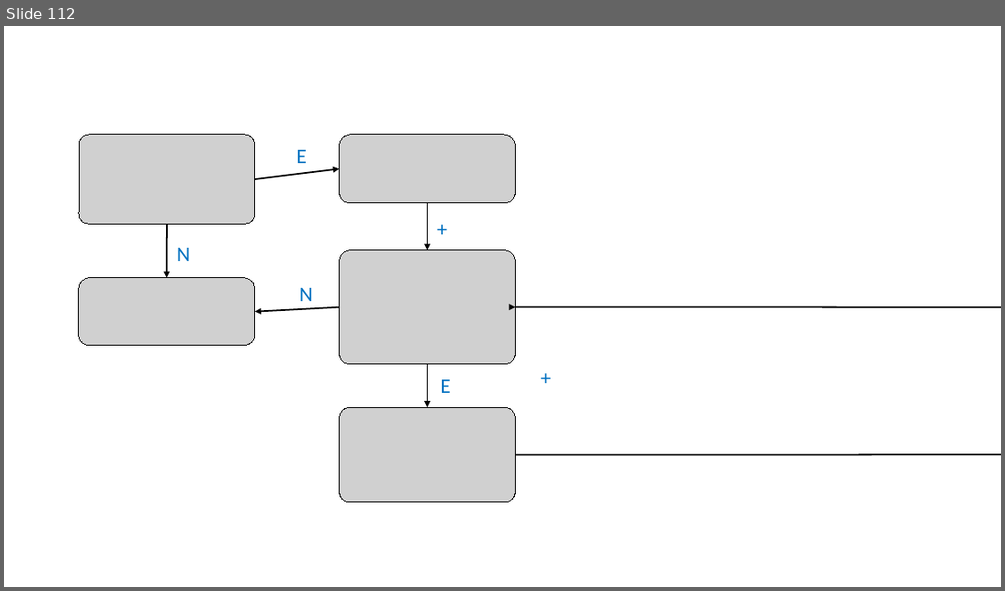
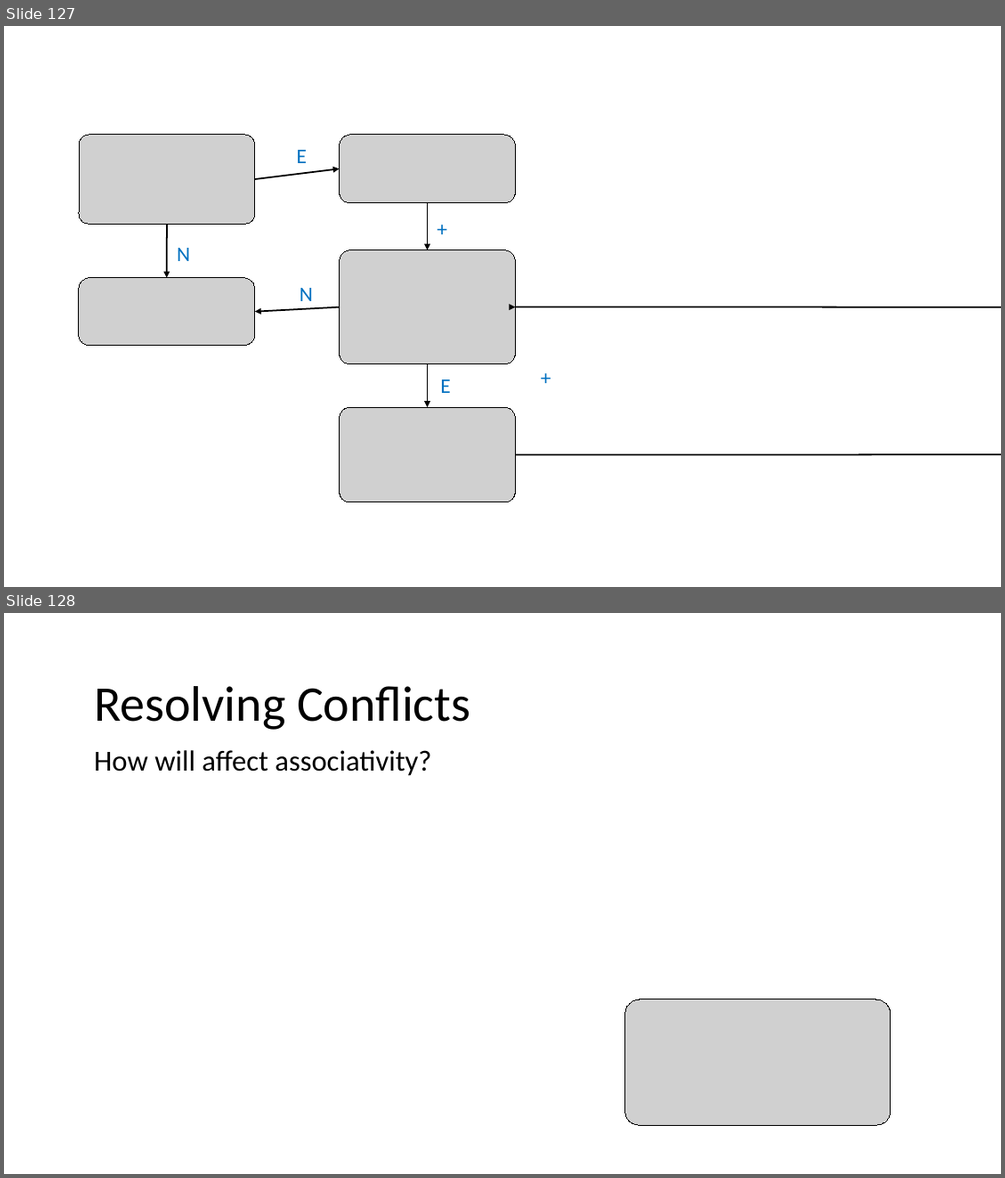
Before and after one commit to nivshani/compilation, a slide deck: slides/bottom_up_parsing.pptx. Shown one above the other, each under a label of ours: slide 112 before the commit, slides 127 and 128 after it. The pictures are 1005x591 and 1005x1178 pixels, drawn with LibreOffice and Linux fonts; fonts in the diff are those of the drawing; grey boxes stand for pictures. Boxes give left, top, right and bottom in pixels: in the first picture for what was removed or moved away, otherwise in the second. Text is boxed around its words. In the diff, an @@ line names an element or a change of style, - is before the commit and + after.

```diff
--- a/slides/bottom_up_parsing.pptx
+++ b/slides/bottom_up_parsing.pptx
@@ slide 128 added at box(4, 613, 1001, 1174), background #FFFFFF @@
@@ text added at box(94, 686, 470, 730), 48 pt, text #000000 @@
+Resolving Conflicts
@@ text added at box(94, 750, 431, 776), 28 pt, text #000000 @@
+How will affect associativity?
@@ picture added at box(625, 999, 890, 1126) @@
@@ what was slide 112 is now slide 127 @@
```
Also in this commit, not shown: 1 slide changed, 17 other slides added, 1 other file.
